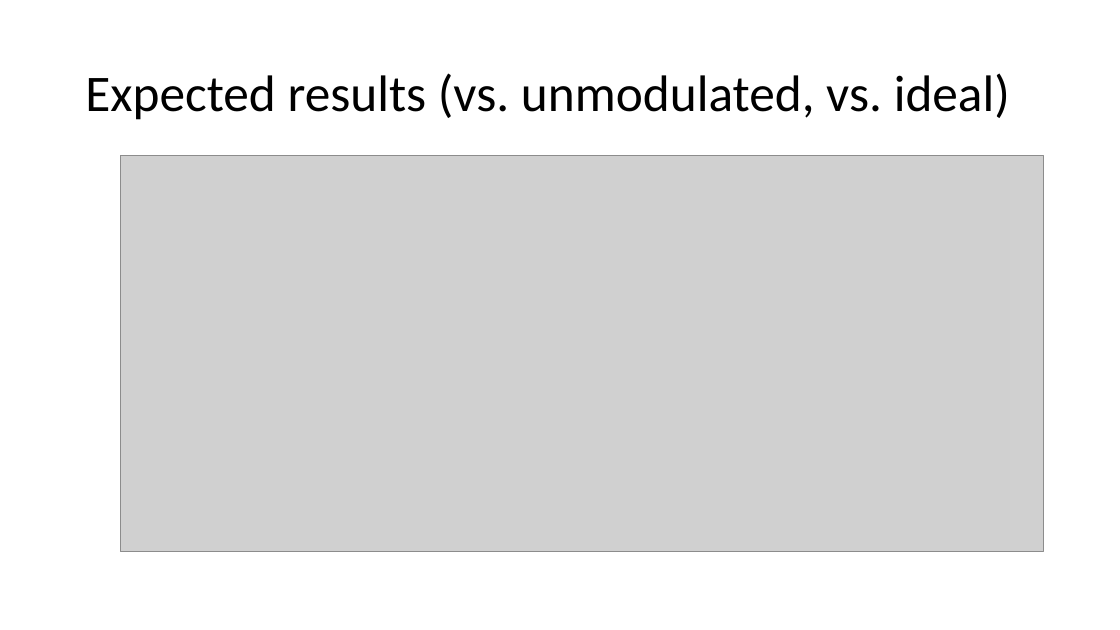
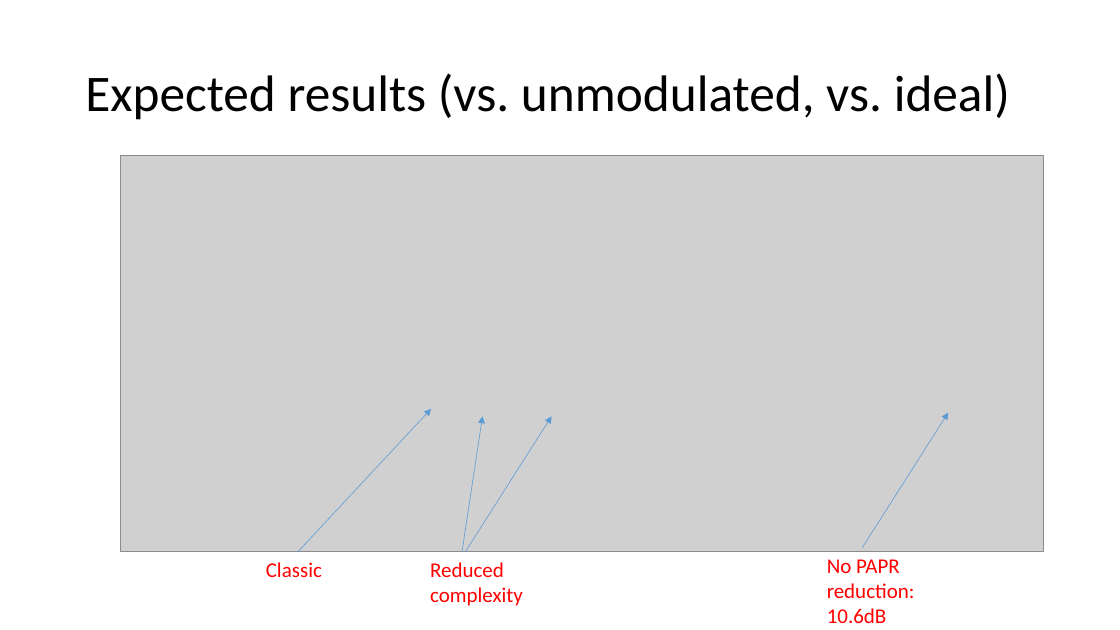
Before and after one commit to liorkissos/VLF-Simulations, a slide deck: slide 30 of PAPR Reduction- PTS.pptx (slide 31 before the commit). Drawn at 1120x630 pixels with LibreOffice and Linux fonts; fonts in the diff are those of the drawing; grey boxes stand for pictures. Boxes give left, top, right and bottom in pixels: in the first picture for what was removed or moved away, otherwise in the second. Text is boxed around its words. In the diff, an @@ line names an element or a change of style, - is before the commit and + after.

```diff
--- a/PAPR Reduction- PTS.pptx
+++ b/PAPR Reduction- PTS.pptx
@@ arrow added from (297, 552) to (431, 409), #5B9BD5 0.5 pt @@
@@ arrow added from (462, 552) to (482, 417), #5B9BD5 0.5 pt @@
@@ arrow added from (465, 552) to (552, 417), #5B9BD5 0.5 pt @@
@@ arrow added from (862, 549) to (949, 413), #5B9BD5 0.5 pt @@
@@ text added at box(266, 562, 322, 577), 18 pt, text #FF0000 @@
+Classic
@@ text added at box(430, 562, 523, 606), 18 pt, text #FF0000 @@
+Reduced complexity
@@ text added at box(827, 559, 915, 623), 18 pt, text #FF0000 @@
+No PAPR reduction: 10.6dB
```
Also in this commit, not shown: 13 other slides changed, 3 slides added, 5 slides removed, 3 other files.
